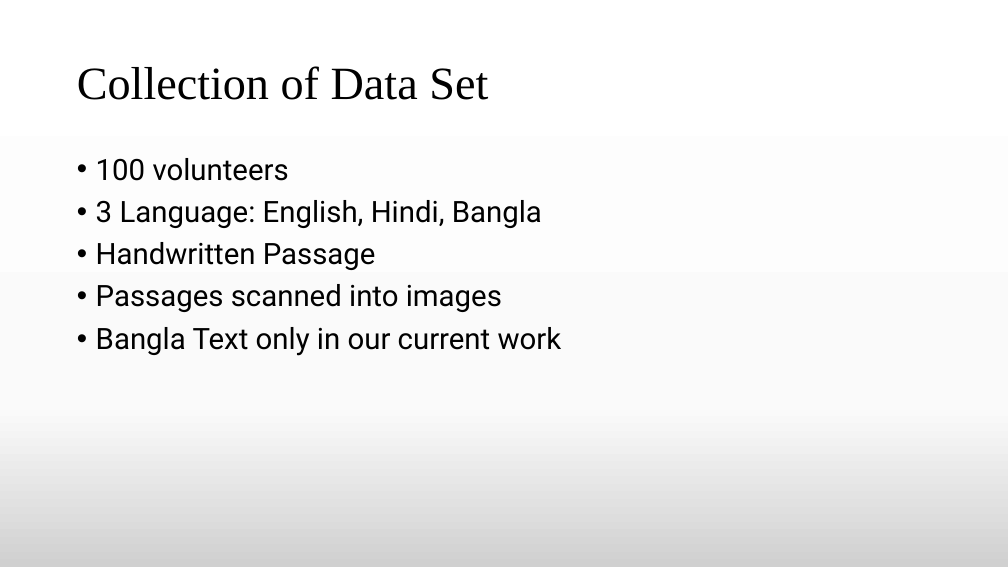
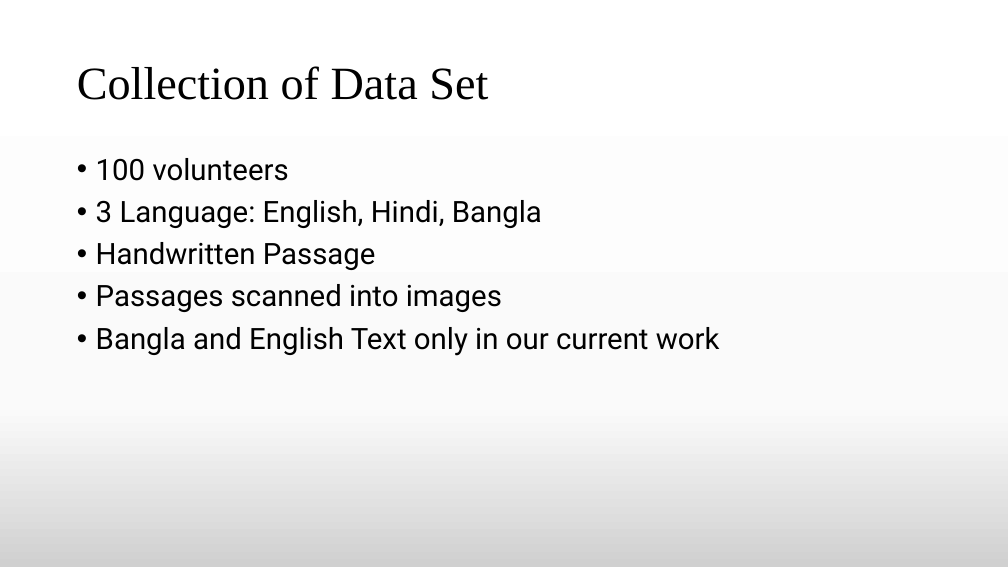
Before and after one commit to TheAnonymousMan/local-language-recognition-gcelt-class-2021, a slide deck: slide 12 of Documentation/4th Year Project Presentation.pptx. Drawn at 1008x567 pixels with LibreOffice and Linux fonts; fonts in the diff are those of the drawing. Boxes give left, top, right and bottom in pixels: in the first picture for what was removed or moved away, otherwise in the second. Text is boxed around its words. In the diff, an @@ line names an element or a change of style, - is before the commit and + after.

```diff
--- a/Documentation/4th Year Project Presentation.pptx
+++ b/Documentation/4th Year Project Presentation.pptx
@@ text at (96,327,720,356): text changed @@
-• Bangla Text only in our current work
+• Bangla and English Text only in our current work
```
Also in this commit, not shown: 3 other slides changed, 5 other files.
